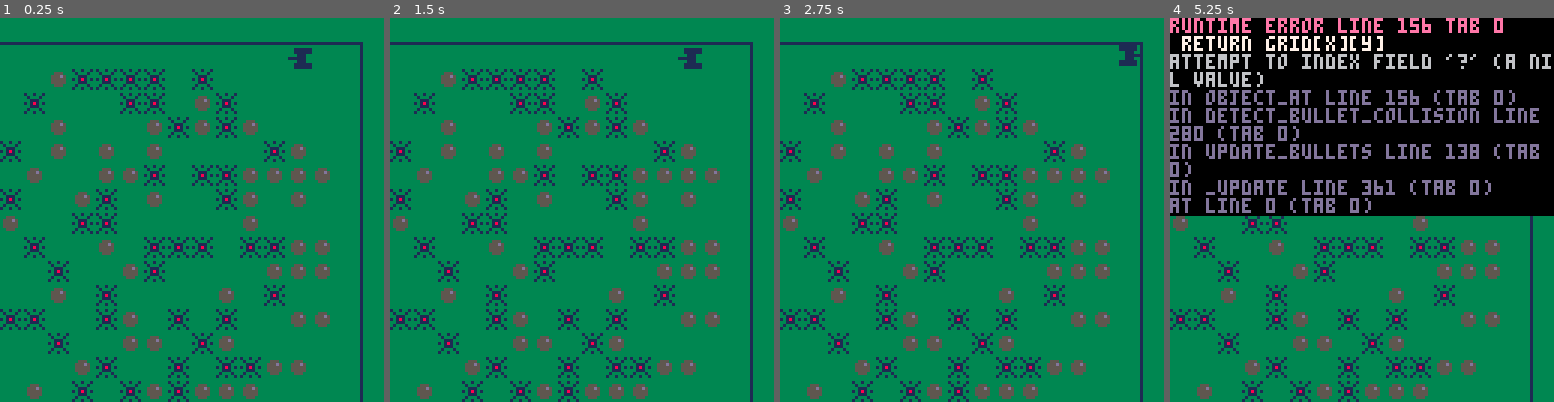
Above: before the commit, frames 1-4 (left to right).
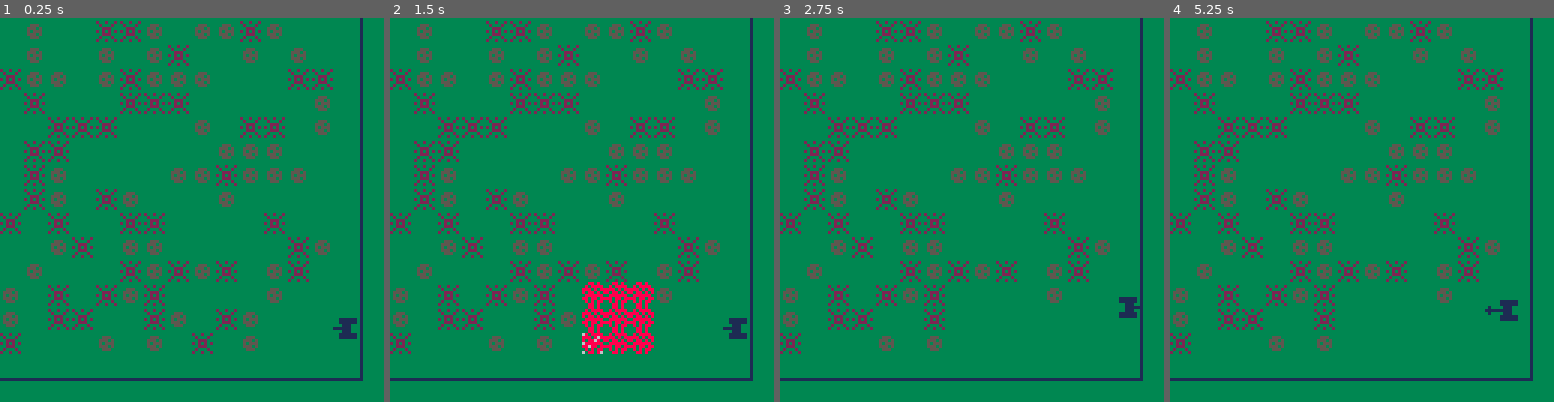
Above: after the commit, the same moments.

Repository: monkeywidget/pico8-carts
Game: PICO-8 cartridge carts/tank.p8
Two runs of this game, one before a commit and one after it. Both use one fixed random seed, a clock stepped at 60 frames per second and the inputs below.
Inputs:
- Up to frame 1 (0.25 s): no input
- Up to frame 2 (1.5 s): tap X (X key) at 0.33, 1.07 s
- Up to frame 3 (2.75 s): hold Right 1.6-2.1 s; tap X (X key) at 1.85 s; hold Up 2.15-2.42 s; hold Right from 2.47 s (still down)
- Up to frame 4 (5.25 s): tap X (X key) at 2.97, 4.08, 5.2 s; release Right at 3.03 s; hold Left 3.08-3.58 s; hold Down 3.63-3.97 s; hold Right 4.02-4.68 s; hold Up 4.73-5.03 s; hold Left from 5.08 s (still down)

The runs differ from the first frame. In frame 1, 20% of the frame differs, in the area x 0-95%, y 0-100%; in frame 2, 22%; in frame 3, 20%; in frame 4, 62%, in the area x 0-100%, y 0-100%.
Error before the commit: runtime error line 156 tab 0; return grid[x][y]; attempt to index field '?' (a nil value)

Commit message:
2600 look
- fixed NPE map edge bug

- expiry array traversal stops at present

Diff:
--- a/carts/tank.p8
+++ b/carts/tank.p8
@@ -14,18 +14,21 @@
 -- pico-8 constant
 screen_dimension = 128
 
--- board
-board_size_x = 256
-board_size_y = 256
-x_left_edge = 8
-x_right_edge = board_size_x - x_left_edge
-y_top_edge = 8
-y_bottom_edge = board_size_y - y_top_edge
-
+-- grid - where the mines, rocks, and tank all are
 mine_grid_unit = 8  -- how many pixels is one grid unit edge?
-mines_grid_x_size = (x_right_edge-x_left_edge)/mine_grid_unit
-mines_grid_y_size = (y_bottom_edge-y_top_edge)/mine_grid_unit
+mines_grid_x_size = 32 -- in units
+mines_grid_y_size = 32 -- in units
 mines_timer = 15
+
+-- board - the green area, which we never see outside of
+--- some of which is off screen
+--- the playfield has a margin around it to fill the board
+x_left_edge = mine_grid_unit
+x_right_edge = (mines_grid_x_size * mine_grid_unit) + x_left_edge
+y_top_edge = mine_grid_unit
+y_bottom_edge = (mines_grid_y_size * mine_grid_unit) + y_top_edge
+board_size_x = x_right_edge + mine_grid_unit
+board_size_y = y_bottom_edge + mine_grid_unit
 
 function _init()
 	clock = 0
@@ -47,9 +50,9 @@
 end
 
 function init_grid()
-	for i=1,(mines_grid_x_size-2) do
+	for i=1,mines_grid_x_size do
 		add(grid,{}) -- add an empty column
-		for j=1,(mines_grid_y_size-2) do clear_grid(i,j) end
+		for j=1,mines_grid_y_size do clear_grid(i,j) end
 	end
 end
 
@@ -147,12 +150,12 @@
 end
 
 function draw_mines()
-	for m in all(mines) do spr_grid(32, m.x, m.y) end
-	for t in all(triggered_mines) do spr_grid(33, t.x, t.y) end
-end
-function draw_rocks() for r in all(rocks) do spr_grid(9, r.x, r.y) end end
-function draw_fireballs() for f in all(fireballs) do spr_grid(22, f.x, f.y) end end
-function draw_bullets() for b in all(bullets) do circfill(b.x, b.y, 1, 7) end end
+	for m in all(mines) do spr_grid(4, m.x, m.y) end
+	for t in all(triggered_mines) do spr_grid(5, t.x, t.y) end
+end
+function draw_rocks() for r in all(rocks) do spr_grid(3, r.x, r.y) end end
+function draw_fireballs() for f in all(fireballs) do spr_grid(2, f.x, f.y) end end
+function draw_bullets() for b in all(bullets) do circfill(b.x, b.y, 1, 1) end end
 
 -- util method used as grid getter
 function object_at(x,y)
@@ -186,8 +189,7 @@
 end
 
 function explode_thing_at(x, y, initial_explosionp)
-	-- play explosion sound
-	sfx(9)
+	sfx(9)  -- play explosion sound
 	spawn_fireball(x,y)
 	target = object_at(x,y)
 
@@ -229,6 +231,8 @@
 	for f in all(fireballs) do
 		if f.expiry <= clock then
 			del(fireballs, f)
+		else
+			break
 		end
 	end
 
@@ -236,6 +240,8 @@
 		if t.expiry <= clock then
 			del(triggered_mines,t)
 			explode_mine(t)
+		else
+			break
 		end
 	end
 end
@@ -331,10 +337,9 @@
 
 -- called when the button is pressed
 -- creates the bullet
--- plays the sound
 function fire_cannon()
 	add(bullets, new_bullet_helper[tank.t]())
-	sfx(10)
+	sfx(10) -- play cannon sound
 end
 
 function _update()
@@ -514,12 +519,12 @@
 0000000000000000000000000000000000000000000000000000000000000000000000000000000000000000000000000000000000000000000000000000000000000000000000000000000000000000000000000000000000000000000000000000000000000000000000000000000000000000000000000000000000000000
 0000000000000000000000000000000000000000000000000000000000000000000000000000000000000000000000000000000000000000000000000000000000000000000000000000000000000000000000000000000000000000000000000000000000000000000000000000000000000000000000000000000000000000
 __map__
-0000000000000000000000000000010000000000000000000000000000000000000000000000000000000000000000000000000000000000000000000000000000000000000000000000000000000000000000000000000000000000000000000000000000000000000000000000000000000000000000000000000000000000
-0000000000000000000000000000000000000000000000000000000000000000000000000000000000000000000000000000000000000000000000000000000000000000000000000000000000000000000000000000000000000000000000000000000000000000000000000000000000000000000000000000000000000000
-0017000000001700171700170000000000000000000000000000000000000000000000000000000000000000000000000000000000000000000000000000000000000000000000000000000000000000000000000000000000000000000000000000000000000000000000000000000000000000000000000000000000000000
-0000000017000000001717170000000000000000000000000000000000000000000000000000000000000000000000000000000000000000000000000000000000000000000000000000000000000000000000000000000000000000000000000000000000000000000000000000000000000000000000000000000000000000
-0000000017171717001700171700000000000000000000000000000000000000000000000000000000000000000000000000000000000000000000000000000000000000000000000000000000000000000000000000000000000000000000000000000000000000000000000000000000000000000000000000000000000000
-0000000017171700170000170000000000000000000000000000000000000000000000000000000000000000000000000000000000000000000000000000000000000000000000000000000000000000000000000000000000000000000000000000000000000000000000000000000000000000000000000000000000000000
+0000000000000000000000000000170000000000000000000000000000000000000000000000000000000000000000000000000000000000000000000000000000000000000000000000000000000000000000000000000000000000000000000000000000000000000000000000000000000000000000000000000000000000
+0010111111111111111111170017171700000000000000000000000000000000000000000000000000000000000000000000000000000000000000000000000000000000000000000000000000000000000000000000000000000000000000000000000000000000000000000000000000000000000000000000000000000000
+0017171717171717171717170000171700000000000000000000000000000000000000000000000000000000000000000000000000000000000000000000000000000000000000000000000000000000000000000000000000000000000000000000000000000000000000000000000000000000000000000000000000000000
+0000000017000017171717170017170000000000000000000000000000000000000000000000000000000000000000000000000000000000000000000000000000000000000000000000000000000000000000000000000000000000000000000000000000000000000000000000000000000000000000000000000000000000
+0000000017171717001700171717000000000000000000000000000000000000000000000000000000000000000000000000000000000000000000000000000000000000000000000000000000000000000000000000000000000000000000000000000000000000000000000000000000000000000000000000000000000000
+0000001717171700170000171700000000000000000000000000000000000000000000000000000000000000000000000000000000000000000000000000000000000000000000000000000000000000000000000000000000000000000000000000000000000000000000000000000000000000000000000000000000000000
 0000000017171717000000000000000000000000000000000000000000000000000000000000000000000000000000000000000000000000000000000000000000000000000000000000000000000000000000000000000000000000000000000000000000000000000000000000000000000000000000000000000000000000
 0000000000000000000000000000000000000000000000000000000000000000000000000000000000000000000000000000000000000000000000000000000000000000000000000000000000000000000000000000000000000000000000000000000000000000000000000000000000000000000000000000000000000000
 0000000000000000000000000000000000000000000000000000000000000000000000000000000000000000000000000000000000000000000000000000000000000000000000000000000000000000000000000000000000000000000000000000000000000000000000000000000000000000000000000000000000000000
Not shown, changed: 28 lines of the sprite sheet (__gfx__) section of carts/tank.p8
Not shown, changed: the sound effects (__sfx__) section of carts/tank.p8
